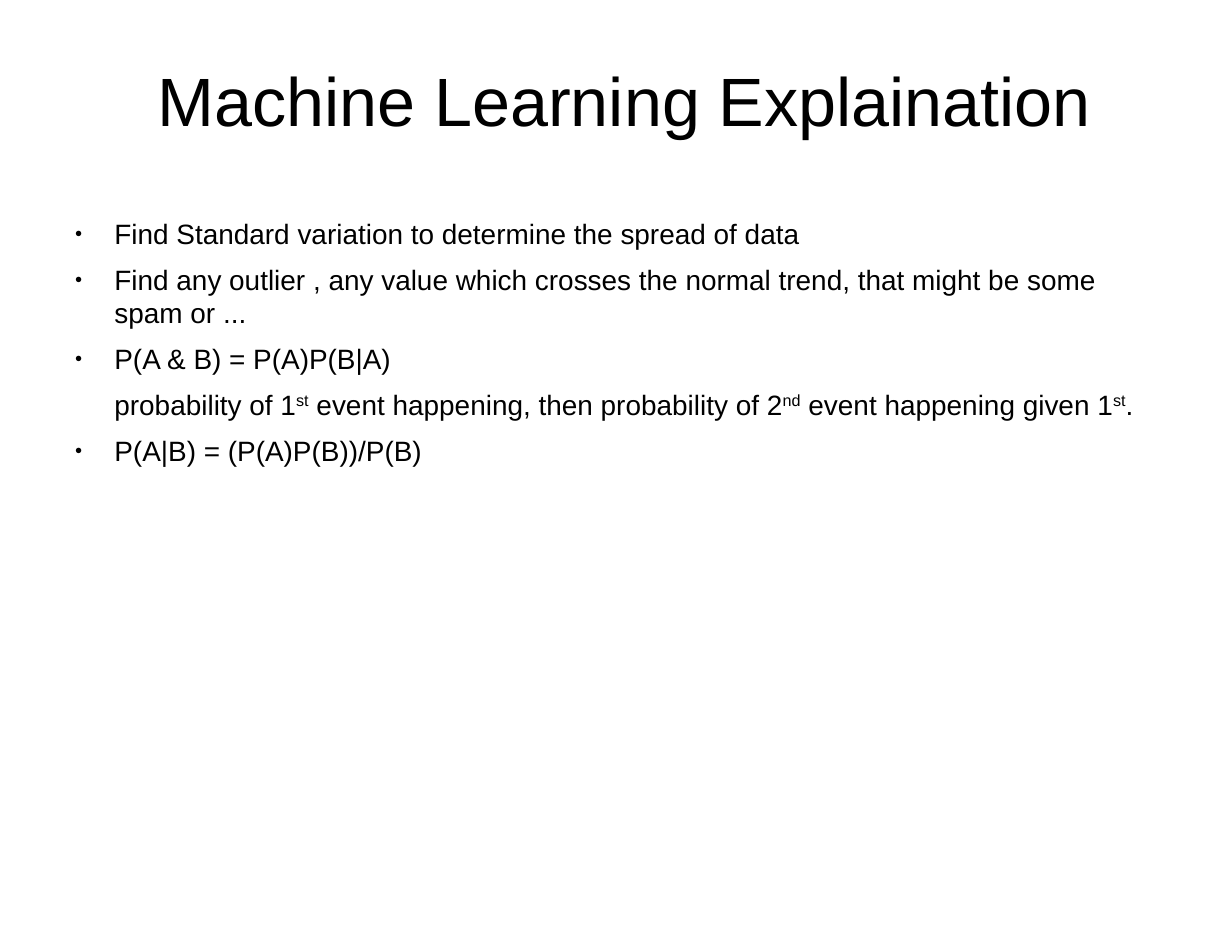
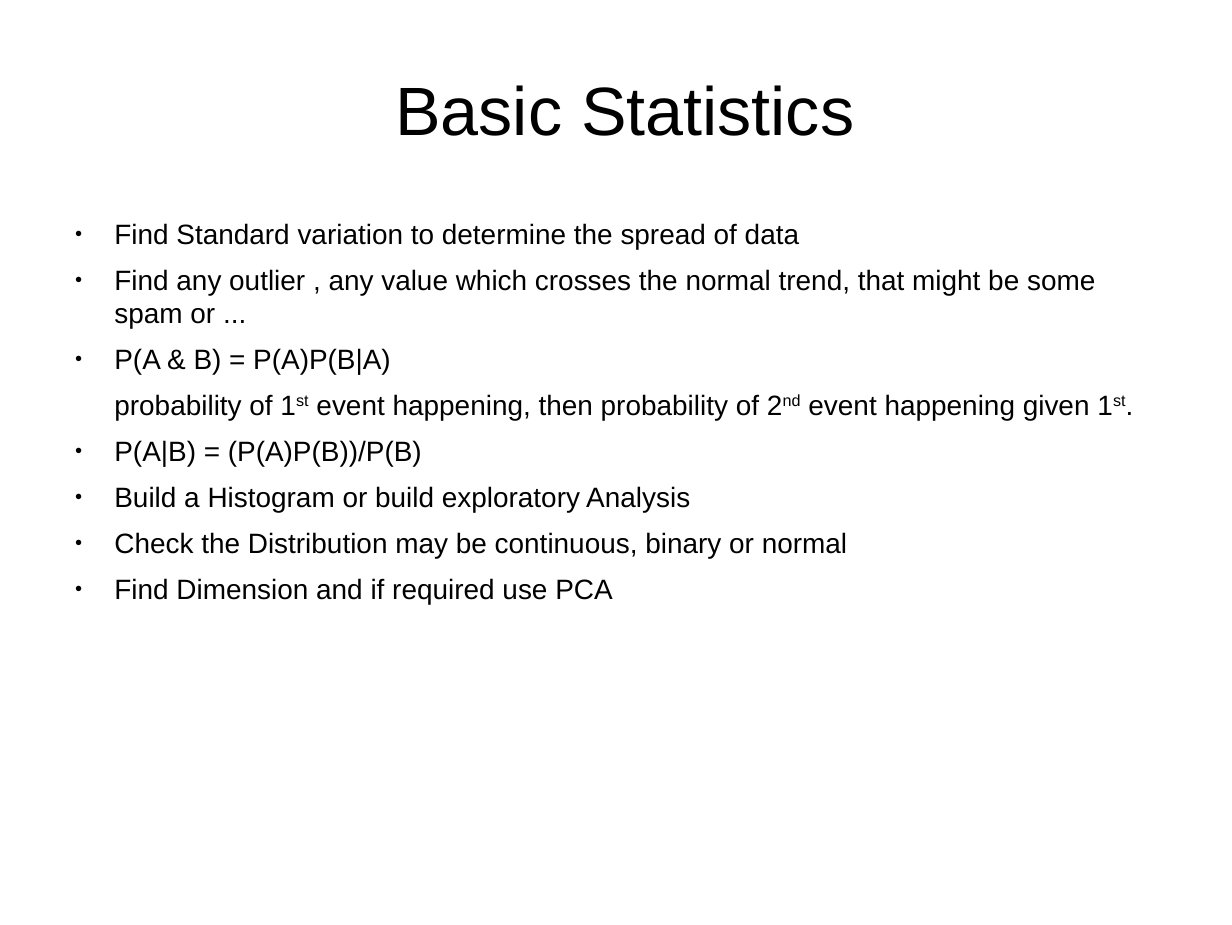
Before and after one commit to abhishek-ch/evolveML, a slide deck: slide 5 of data/smaato.odp (slide 4 before the commit). Drawn at 1232x925 pixels with LibreOffice and Linux fonts; fonts in the diff are those of the drawing. Boxes give left, top, right and bottom in pixels: in the first picture for what was removed or moved away, otherwise in the second. Text is boxed around its words. In the diff, an @@ line names an element or a change of style, - is before the commit and + after.

```diff
--- a/data/smaato.odp
+++ b/data/smaato.odp
@@ title removed at [157,76,1091,138] @@
-Machine Learning Explaination
@@ title added at [395,85,854,136], 44 pt, text #000000 @@
+Basic Statistics
@@ text at [114,486,847,604]: paragraphs added @@
+● Build a Histogram or build exploratory Analysis
+● Check the Distribution may be continuous, binary or normal
+● Find Dimension and if required use PCA
```
Also in this commit, not shown: 2 other slides changed, 1 slide added.
